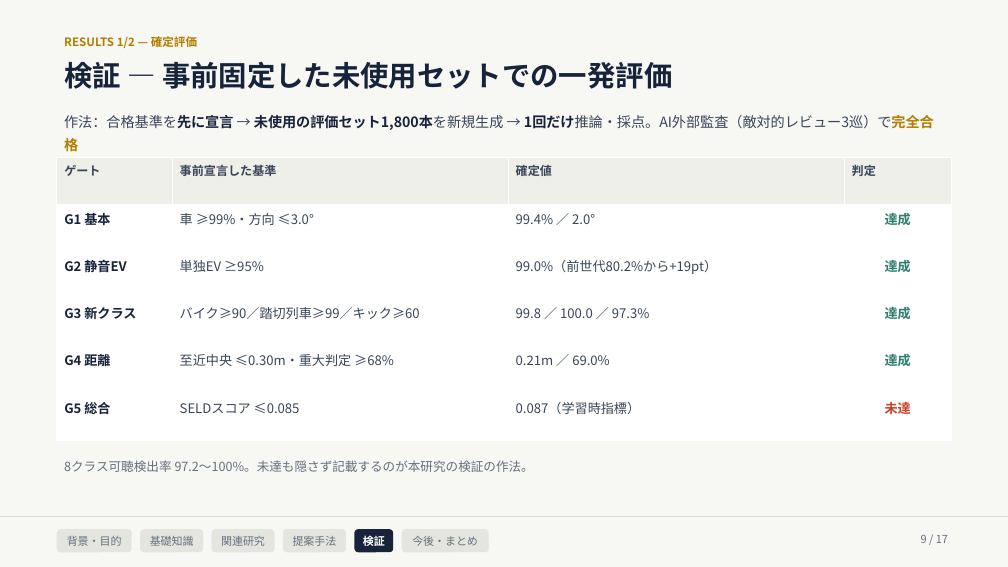
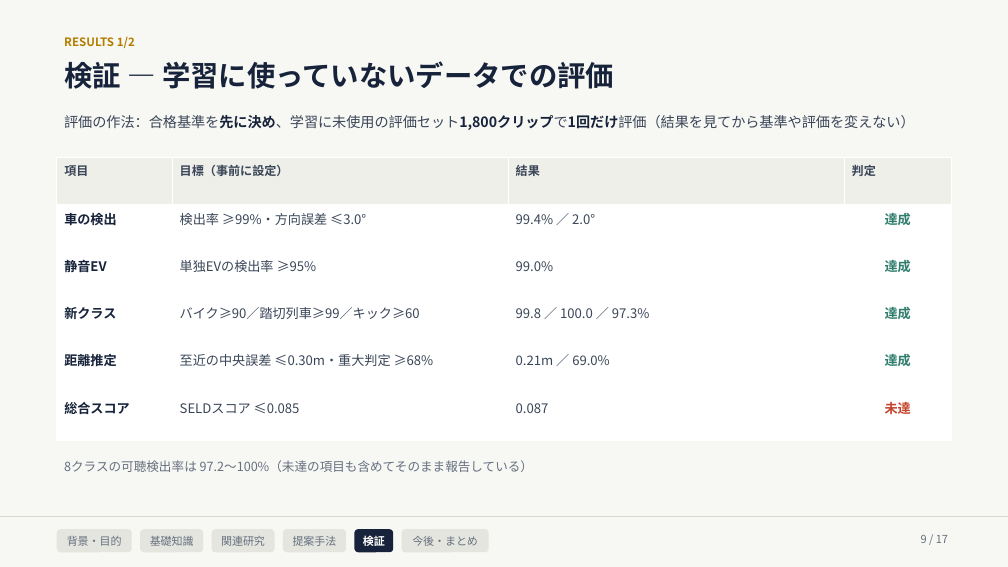
Before and after one commit to Noosdoo/outdoor-seld-sim, a slide deck: slide 9 of md/seminar/中間発表スライド_2026-08-10.pptx. Drawn at 1008x567 pixels with LibreOffice and Linux fonts; fonts in the diff are those of the drawing. Boxes give left, top, right and bottom in pixels: in the first picture for what was removed or moved away, otherwise in the second. Text is boxed around its words. In the diff, an @@ line names an element or a change of style, - is before the commit and + after.

```diff
--- a/md/seminar/中間発表スライド_2026-08-10.pptx
+++ b/md/seminar/中間発表スライド_2026-08-10.pptx
@@ text at bbox=[64, 36, 135, 48]: text changed @@
-RESULTS 1/2 — 確定評価
+RESULTS 1/2
@@ text at bbox=[64, 61, 614, 89]: text changed @@
-検証 — 事前固定した未使用セットでの一発評価
+検証 — 学習に使っていないデータでの評価
@@ text at bbox=[64, 115, 915, 130]: text changed @@
-作法：合格基準を先に宣言 → 未使用の評価セット1,800本を新規生成 → 1回だけ推論・採点。AI外部監査（敵対的レビュー3巡）で完全合格
+評価の作法：合格基準を先に決め、学習に未使用の評価セット1,800クリップで1回だけ評価（結果を見てから基準や評価を変えない）
@@ table at bbox=[57, 157, 951, 441] @@
-row 1: ゲート | 事前宣言した基準 | 確定値 | 判定
+row 1: 項目 | 目標（事前に設定） | 結果 | 判定
-row 2, column 1: G1 基本
+row 2, column 1: 車の検出
-row 2, column 2: 車 ≥99%・方向 ≤3.0°
+row 2, column 2: 検出率 ≥99%・方向誤差 ≤3.0°
-row 3: G2 静音EV | 単独EV ≥95% | 99.0%（前世代80.2%から+19pt） | 達成
+row 3: 静音EV | 単独EVの検出率 ≥95% | 99.0% | 達成
-row 4, column 1: G3 新クラス
+row 4, column 1: 新クラス
-row 5, column 1: G4 距離
+row 5, column 1: 距離推定
-row 5, column 2: 至近中央 ≤0.30m・重大判定 ≥68%
+row 5, column 2: 至近の中央誤差 ≤0.30m・重大判定 ≥68%
-row 6, column 1: G5 総合
+row 6, column 1: 総合スコア
-row 6, column 3: 0.087（学習時指標）
+row 6, column 3: 0.087
@@ text at bbox=[64, 460, 533, 472]: text changed @@
-8クラス可聴検出率 97.2〜100%。未達も隠さず記載するのが本研究の検証の作法。
+8クラスの可聴検出率は 97.2〜100%（未達の項目も含めてそのまま報告している）
```
Also in this commit, not shown: 9 other slides changed, 3 other files.
